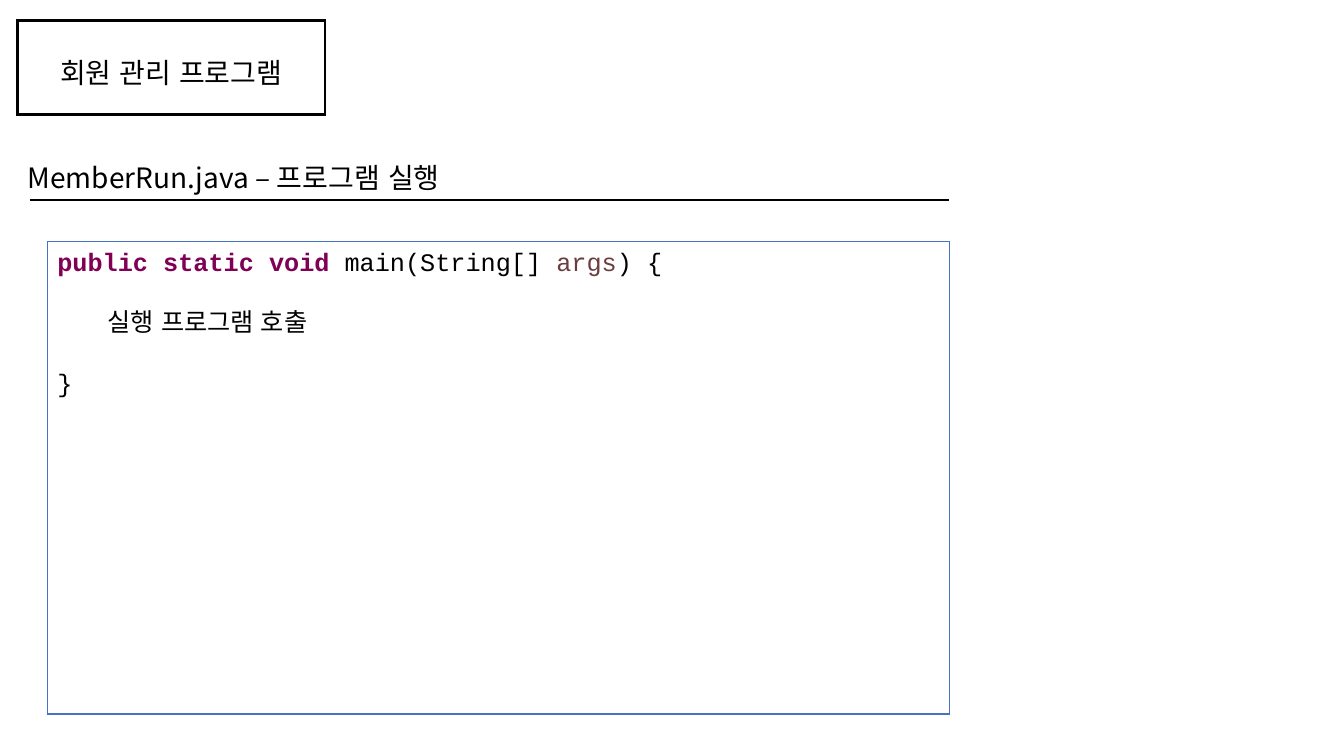
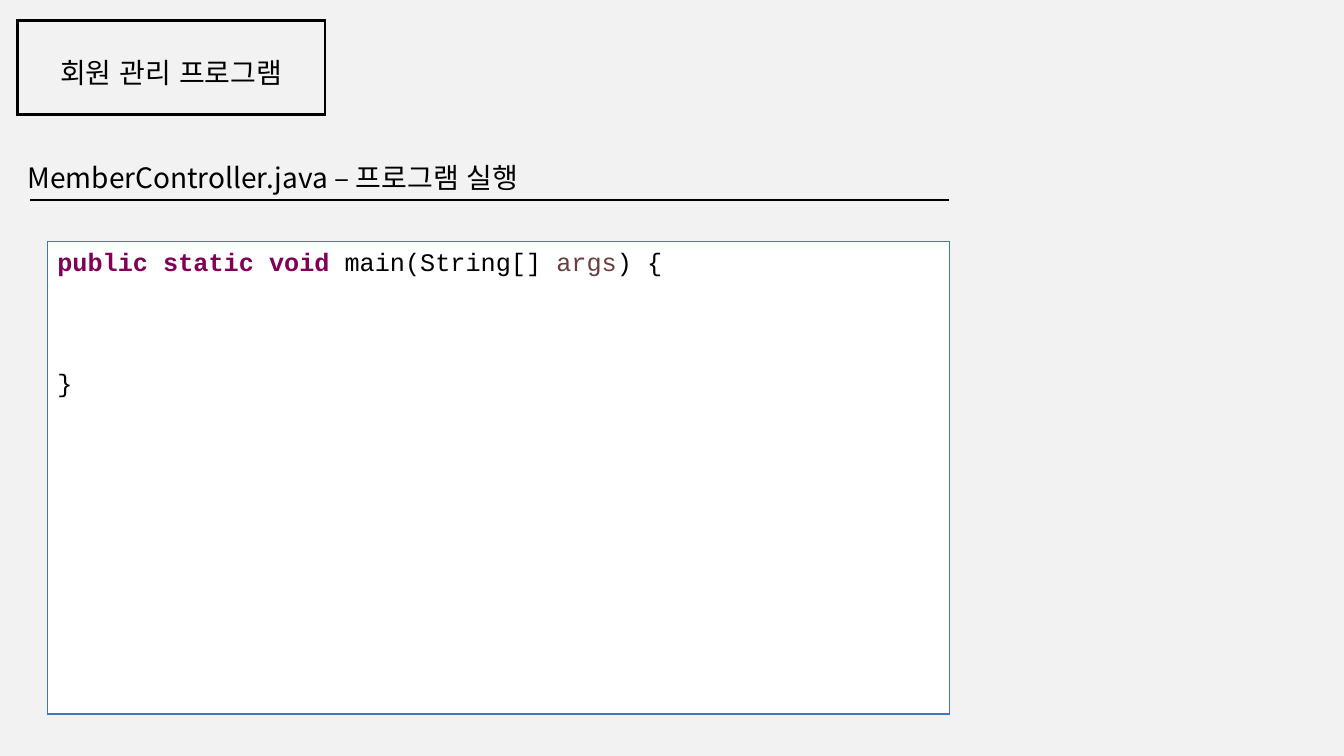
Before and after one commit to kmj-mkes/class_data_ex, a slide deck: slide 5 of 9) 회원관리프로그램.pptx. Drawn at 1344x756 pixels with LibreOffice and Linux fonts; fonts in the diff are those of the drawing. Boxes give left, top, right and bottom in pixels: in the first picture for what was removed or moved away, otherwise in the second. Text is boxed around its words. In the diff, an @@ line names an element or a change of style, - is before the commit and + after.

```diff
--- a/9) 회원관리프로그램.pptx
+++ b/9) 회원관리프로그램.pptx
@@ background #FFFFFF to #F2F2F2 @@
@@ text at (27,164,519,195): text changed @@
-MemberRun.java – 프로그램 실행
+MemberController.java – 프로그램 실행
@@ text in rectangle at (108,310,307,333): paragraph removed @@
-  실행 프로그램 호출
```
Also in this commit, not shown: 4 other slides changed.
